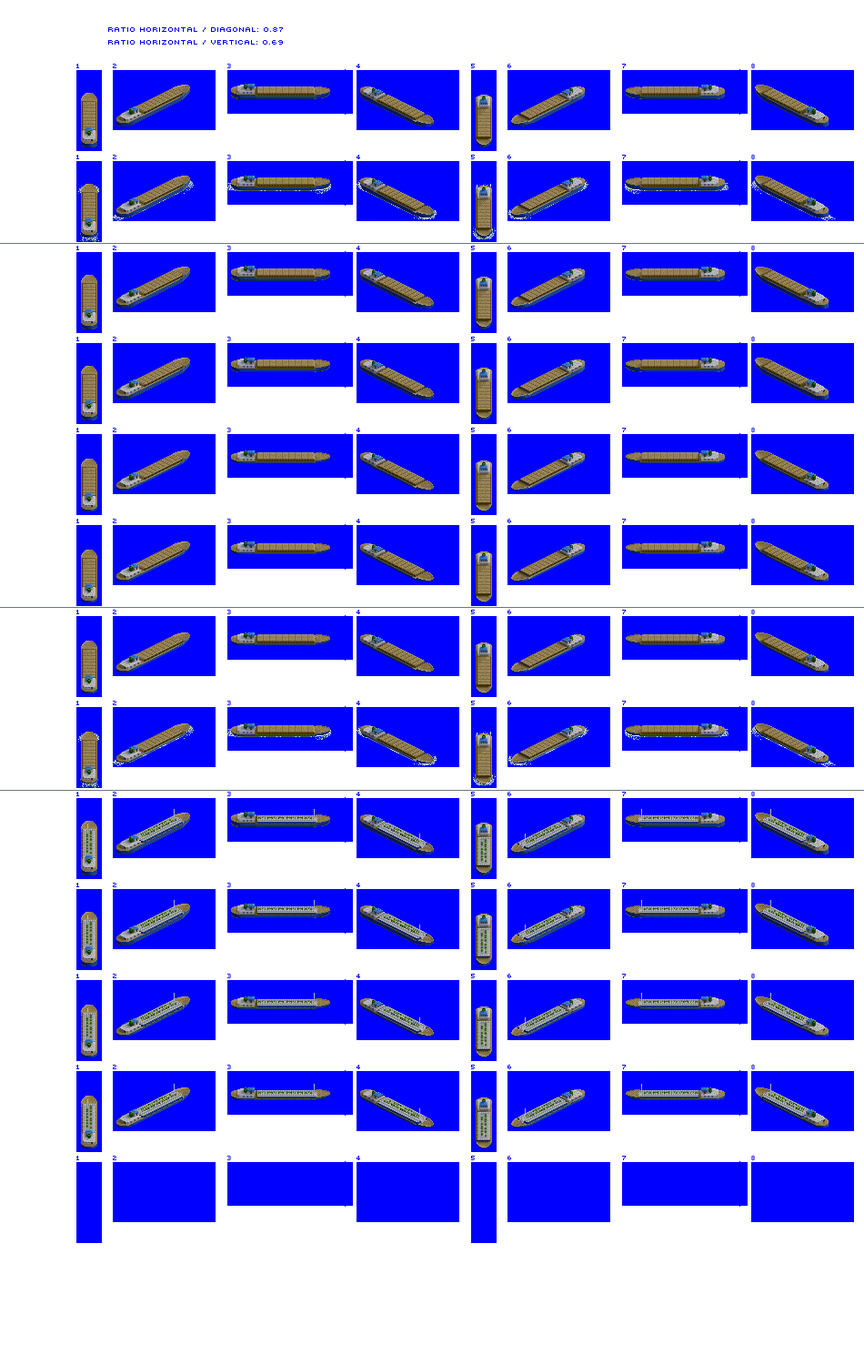
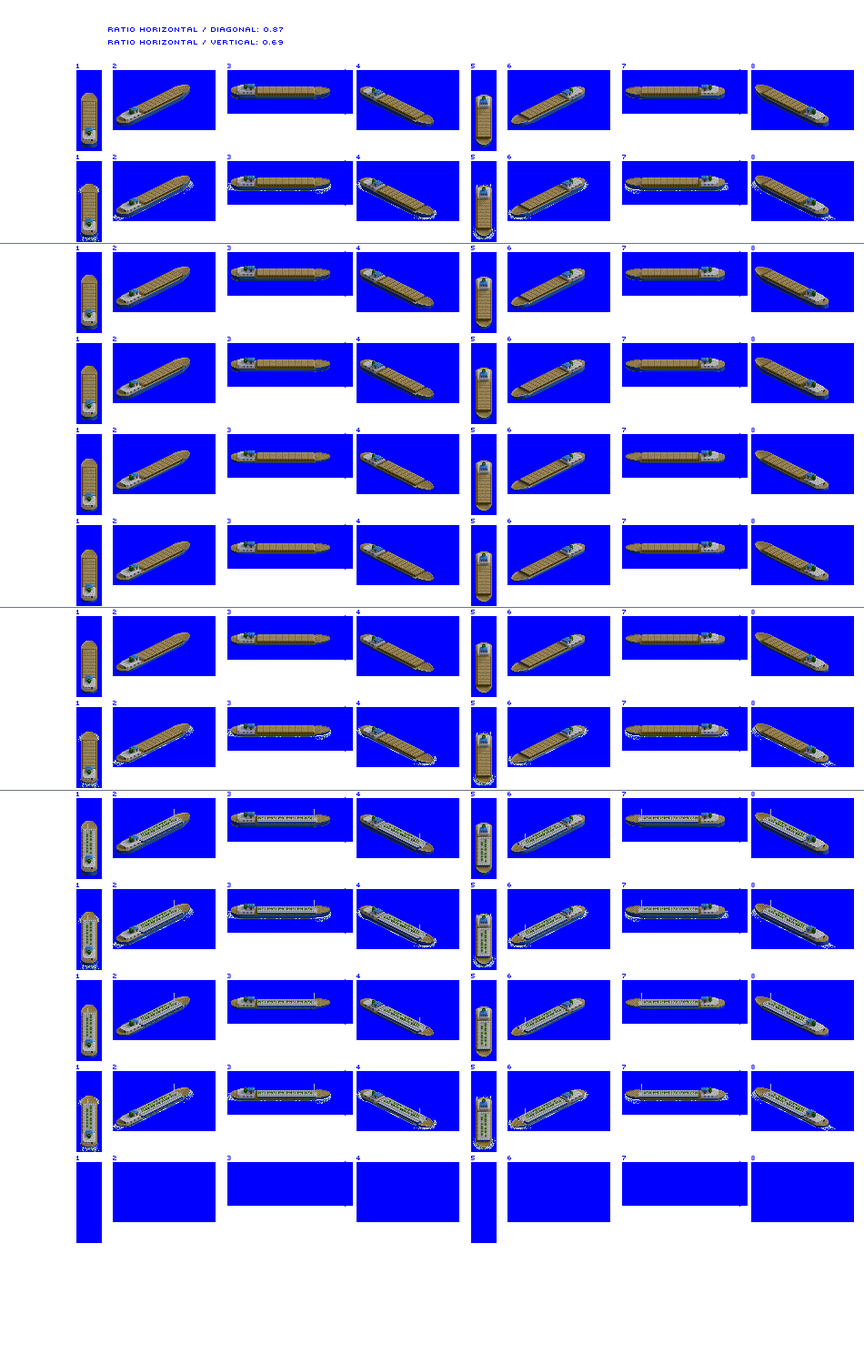
Layered file, before and after one edit (w=864, h=1365). Changes by layer:
painted on "prop / bow wash" over box(78, 907, 837, 1152)
